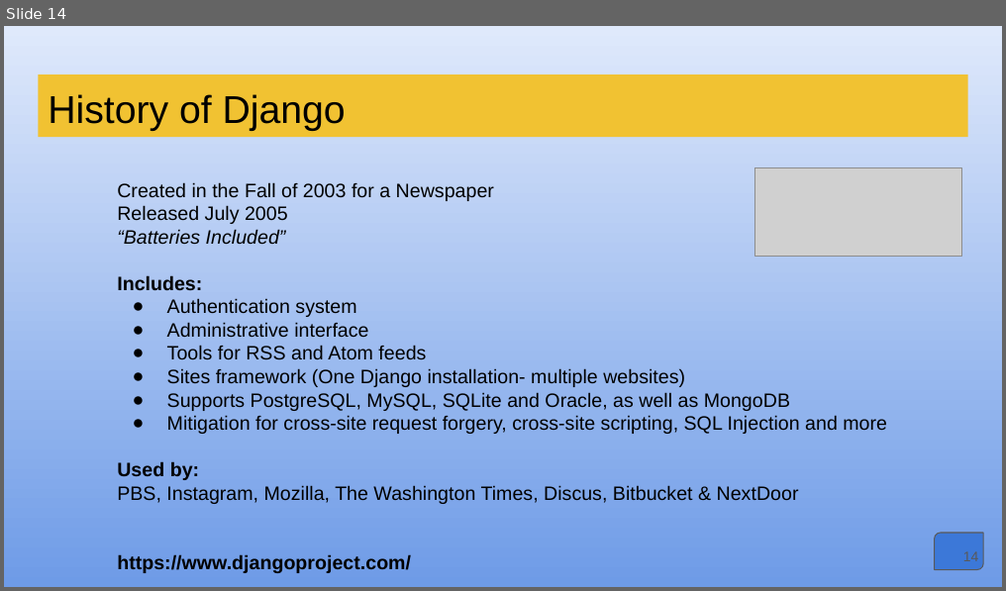
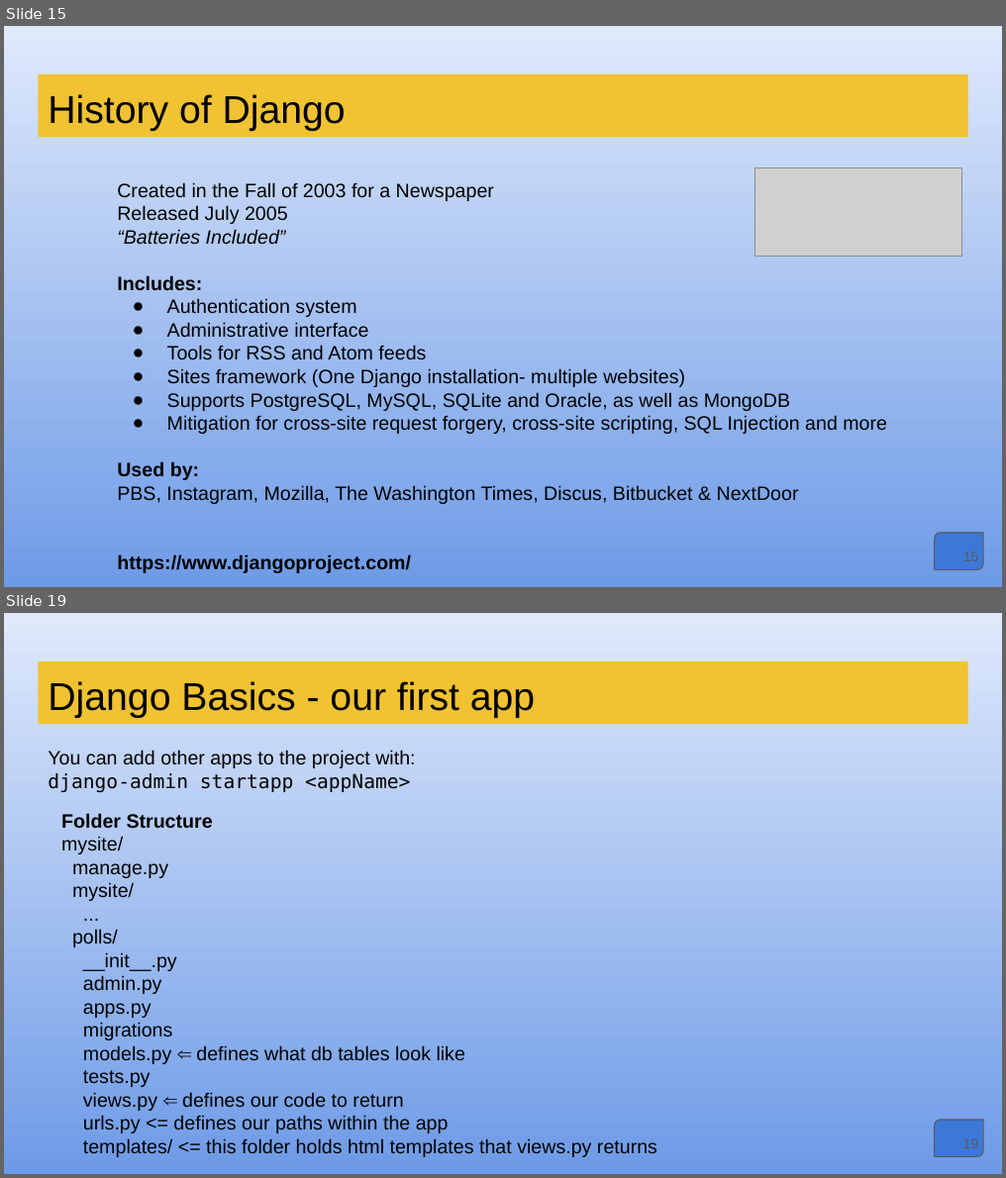
Before and after one commit to bkvspeaks/pythonWebProg, a slide deck: presentation/Python_Web_Programming.pptx. Shown one above the other, each under a label of ours: slide 14 before the commit, slides 15 and 19 after it; the slides between them are not shown. The pictures are 1006x591 and 1006x1178 pixels, drawn with LibreOffice and Linux fonts; fonts in the diff are those of the drawing; grey boxes stand for pictures. Boxes give left, top, right and bottom in pixels: in the first picture for what was removed or moved away, otherwise in the second. Text is boxed around its words. In the diff, an @@ line names an element or a change of style, - is before the commit and + after.

Commit message:
Tighten up presentation. Run through Django tutorial.

```diff
--- a/presentation/Python_Web_Programming.pptx
+++ b/presentation/Python_Web_Programming.pptx
@@ slide 19 added at [4,613,1002,1174], background gradient #DFE9FB to #6E9BE7 @@
@@ title added at [38,662,968,725], fill #F1C232, 28 pt, text #000000 @@
+Django Basics - our first app
@@ text added at [48,750,415,793], 14 pt, text #000000 @@
+You can add other apps to the project with:
+django-admin startapp <appName>
@@ text added at [61,813,657,1157], 14 pt, text #000000 @@
+Folder Structure
+mysite/
+manage.py
+mysite/
+...
+polls/
+__init__.py
+admin.py
+apps.py
+migrations
+models.py ⇐ defines what db tables look like
+tests.py
+views.py ⇐ defines our code to return
+urls.py <= defines our paths within the app
+templates/ <= this folder holds html templates that views.py returns
@@ round diag rect added at [934,1120,983,1157], fill #3C78D8, outline #595959 0.75 pt @@
@@ page number added at [963,1139,979,1149], 10 pt, text #595959 @@
+19
@@ what was slide 14 is now slide 15 @@
@@ page number at [963,552,979,562]: text changed @@
-14
+15
```
Also in this commit, not shown: 8 slides changed, 7 other slides added, 38 other files.
